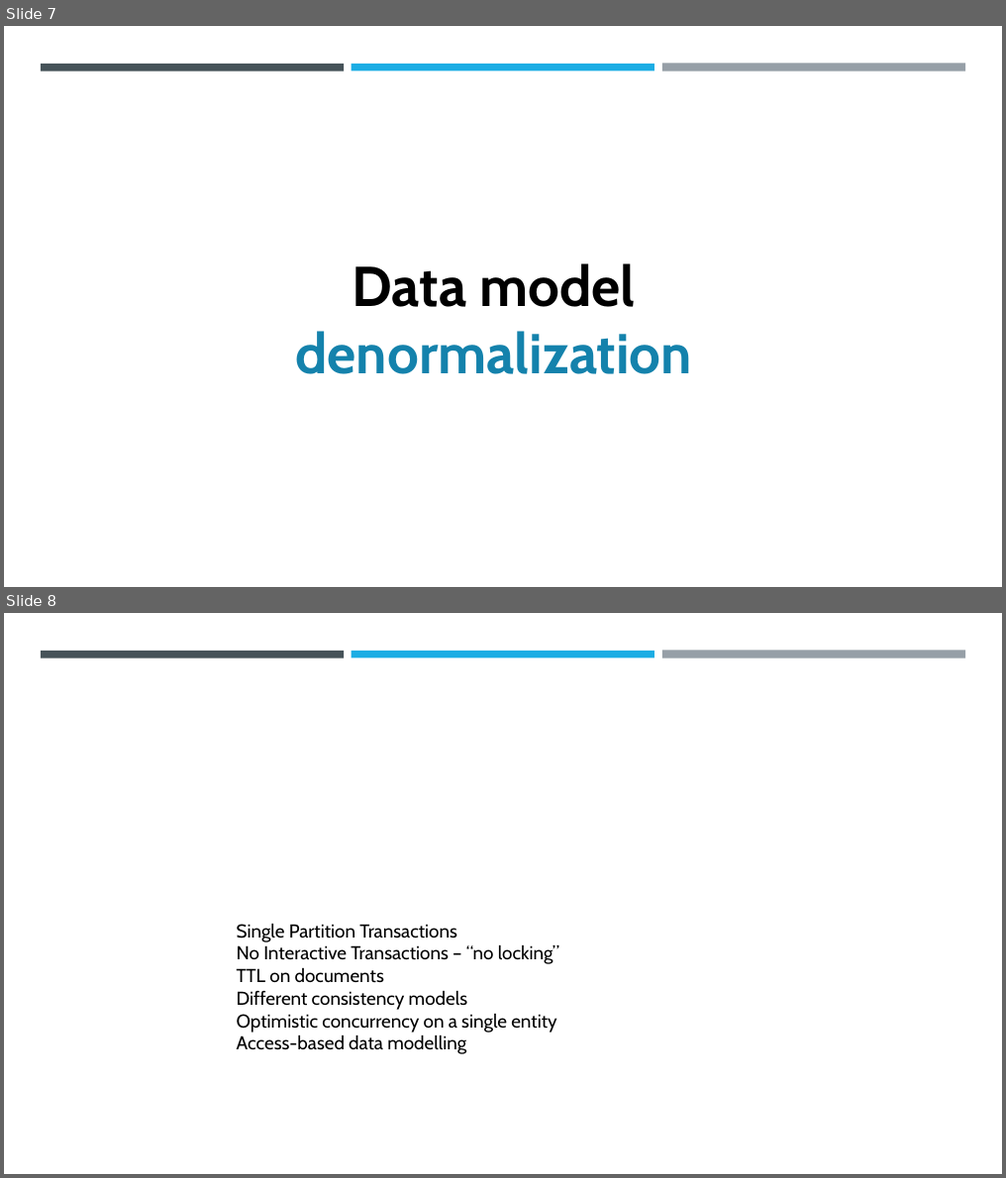
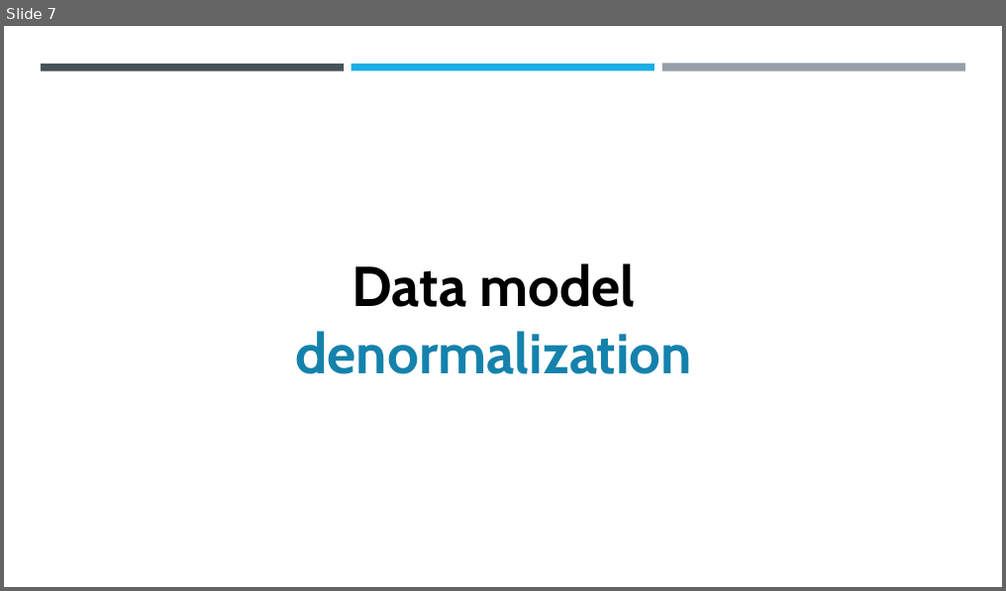
Before and after one commit to exactly-once/workshop, a slide deck: Lectures/cosmosdb.pptx. Shown one above the other, each under a label of ours: slides 7 and 8 before the commit, slide 7 after it. The pictures are 1006x1178 and 1006x591 pixels, drawn with LibreOffice and Linux fonts; fonts in the diff are those of the drawing. Boxes give left, top, right and bottom in pixels: in the first picture for what was removed or moved away, otherwise in the second. Text is boxed around its words. In the diff, an @@ line names an element or a change of style, - is before the commit and + after.

```diff
--- a/Lectures/cosmosdb.pptx
+++ b/Lectures/cosmosdb.pptx
@@ slide 8 removed at (4, 613, 1002, 1174), background #FFFFFF; not listed: 3 template elements that a slide beside it also shows @@
@@ text removed at (237, 923, 559, 1055) @@
-Single Partition Transactions
-No Interactive Transactions – “no locking”
-TTL on documents
-Different consistency models
-Optimistic concurrency on a single entity
-Access-based data modelling
```
Also in this commit, not shown: 2 slides changed.
